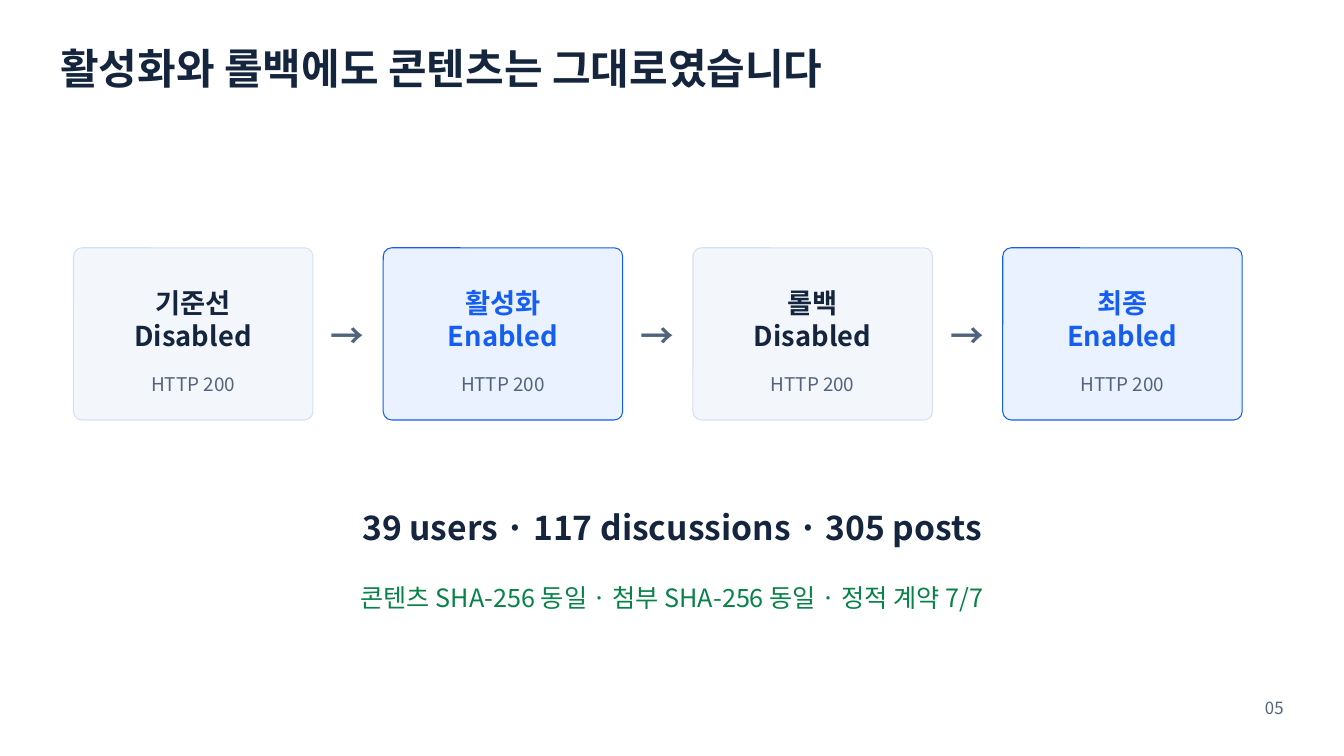
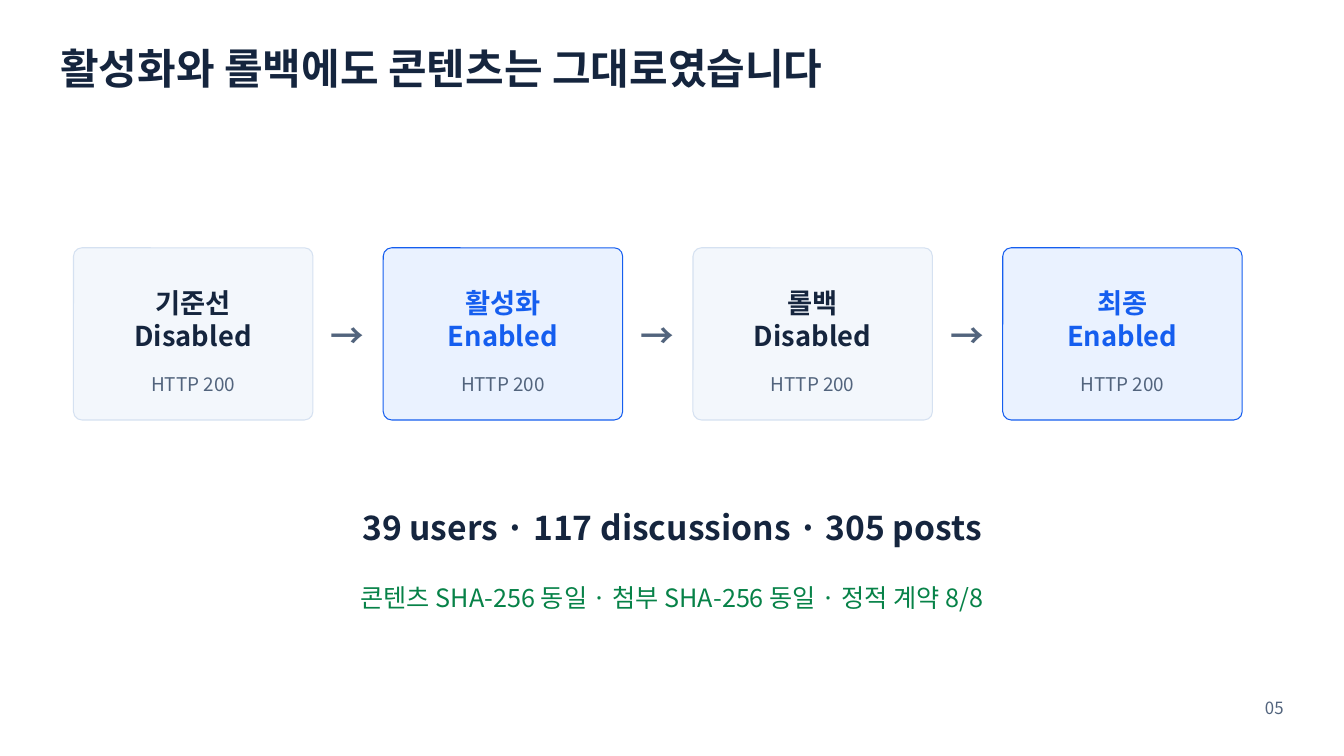
Before and after one commit to ablecloud-team/ablestack-techflow, a slide deck: slide 5 of output/presentation/techflow-community-ui-modernization.pptx. Drawn at 1344x756 pixels with LibreOffice and Linux fonts; fonts in the diff are those of the drawing. Boxes give left, top, right and bottom in pixels: in the first picture for what was removed or moved away, otherwise in the second. Text is boxed around its words. In the diff, an @@ line names an element or a change of style, - is before the commit and + after.

```diff
--- a/output/presentation/techflow-community-ui-modernization.pptx
+++ b/output/presentation/techflow-community-ui-modernization.pptx
@@ text at <box>361,586,983,612</box>: text changed @@
-콘텐츠 SHA-256 동일 · 첨부 SHA-256 동일 · 정적 계약 7/7
+콘텐츠 SHA-256 동일 · 첨부 SHA-256 동일 · 정적 계약 8/8
```
Also in this commit, not shown: 1 other slide changed, 13 other files.
